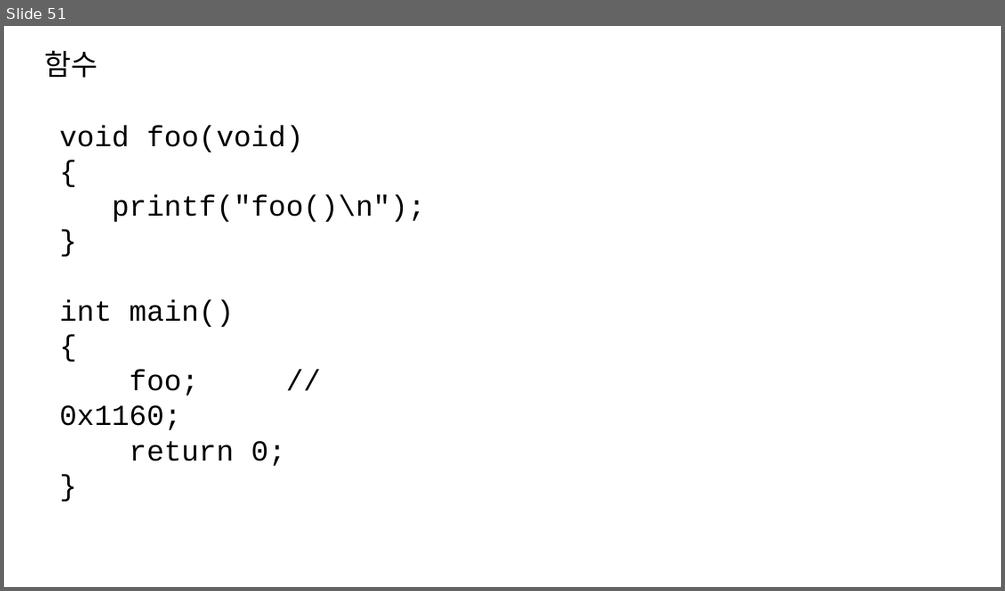
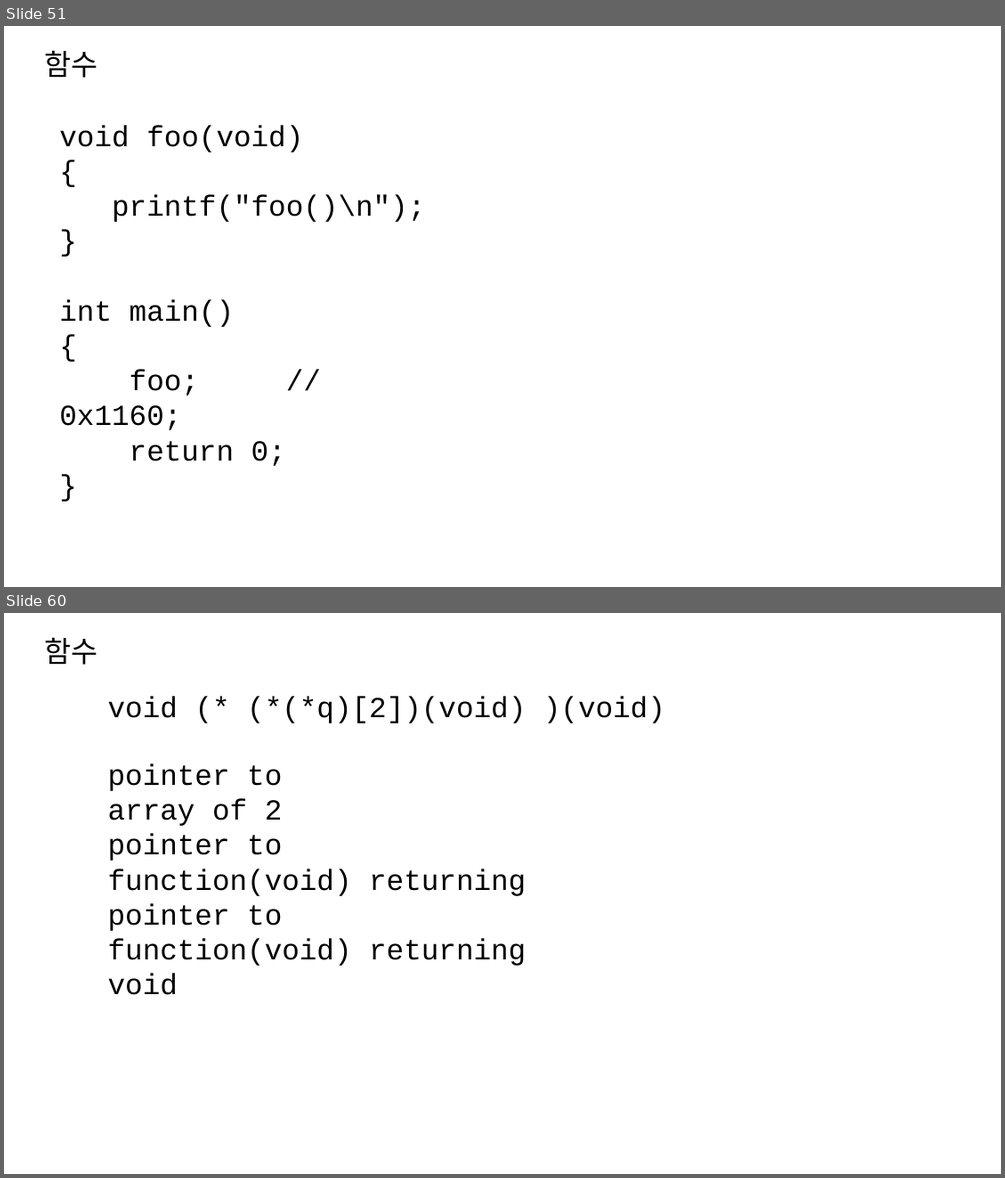
Before and after one commit to imguru-mooc/linux, a slide deck: 수업판서.pptx. Shown one above the other, each under a label of ours: slide 51 before the commit, slides 51 and 60 after it; the slides between them are not shown. The pictures are 1005x591 and 1005x1178 pixels, drawn with LibreOffice and Linux fonts; fonts in the diff are those of the drawing. Boxes give left, top, right and bottom in pixels: in the first picture for what was removed or moved away, otherwise in the second. Text is boxed around its words. In the diff, an @@ line names an element or a change of style, - is before the commit and + after.

```diff
--- a/수업판서.pptx
+++ b/수업판서.pptx
@@ slide 60 added at [4, 613, 1001, 1174], background #FFFFFF @@
@@ text added at [45, 637, 98, 665], 28 pt, text #000000 @@
+함수
@@ text added at [108, 696, 665, 723], 28 pt, text #000000 @@
+void (* (*(*q)[2])(void) )(void)
@@ text added at [108, 763, 526, 995], 28 pt, text #000000 @@
+pointer to
+array of 2
+pointer to
+function(void) returning
+pointer to
+function(void) returning
+void
```
Also in this commit, not shown: 2 slides changed, 8 other slides added, 2 other files.
